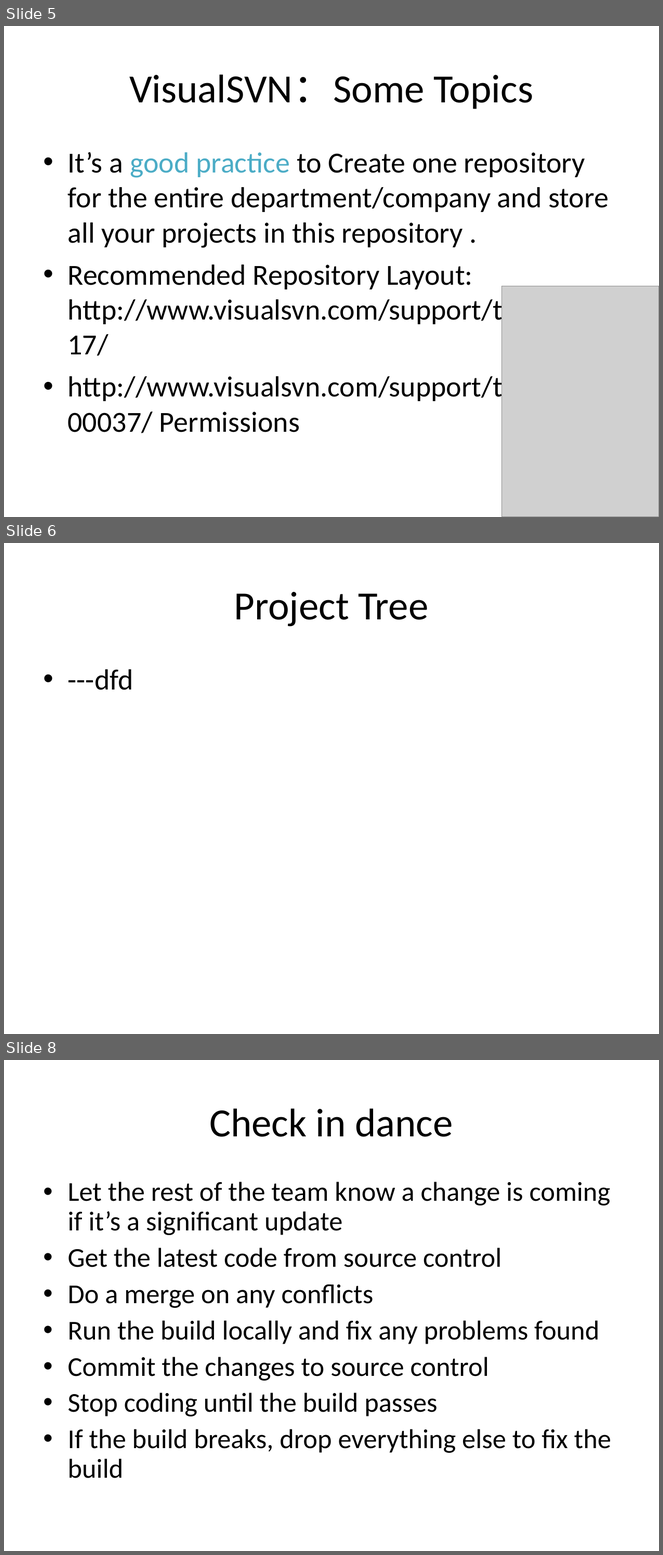
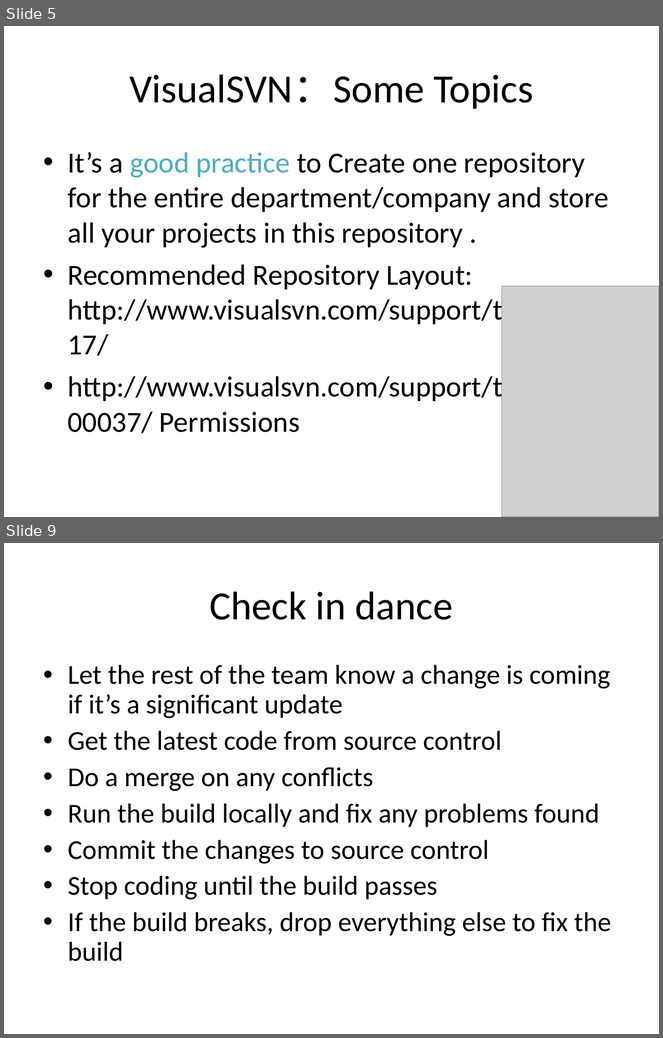
Before and after one commit to JohnCai/LinksAndNotes, a slide deck: Training/SubVersion And Git.ppt. Shown one above the other, each under a label of ours: slides 5, 6 and 8 before the commit, slides 5 and 9 after it; the slides between them are not shown. The pictures are 663x1555 and 663x1038 pixels, drawn with LibreOffice and Linux fonts; fonts in the diff are those of the drawing; grey boxes stand for pictures. Boxes give left, top, right and bottom in pixels: in the first picture for what was removed or moved away, otherwise in the second. Text is boxed around its words. In the diff, an @@ line names an element or a change of style, - is before the commit and + after.

```diff
--- a/Training/SubVersion And Git.ppt
+++ b/Training/SubVersion And Git.ppt
@@ slide 6 removed at [4, 543, 659, 1034], background #FFFFFF @@
@@ title removed at [234, 592, 428, 627] @@
-Project Tree
@@ text removed at [68, 669, 133, 690] @@
-• ---dfd
@@ what was slide 8 is now slide 9 @@
```
Also in this commit, not shown: 2 slides changed, 4 slides added, 5 other files.
